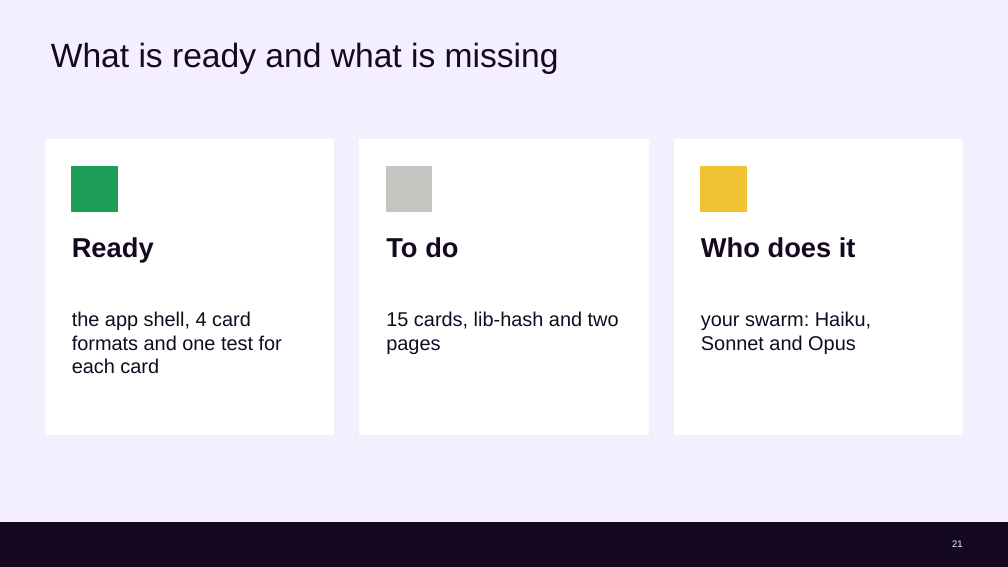
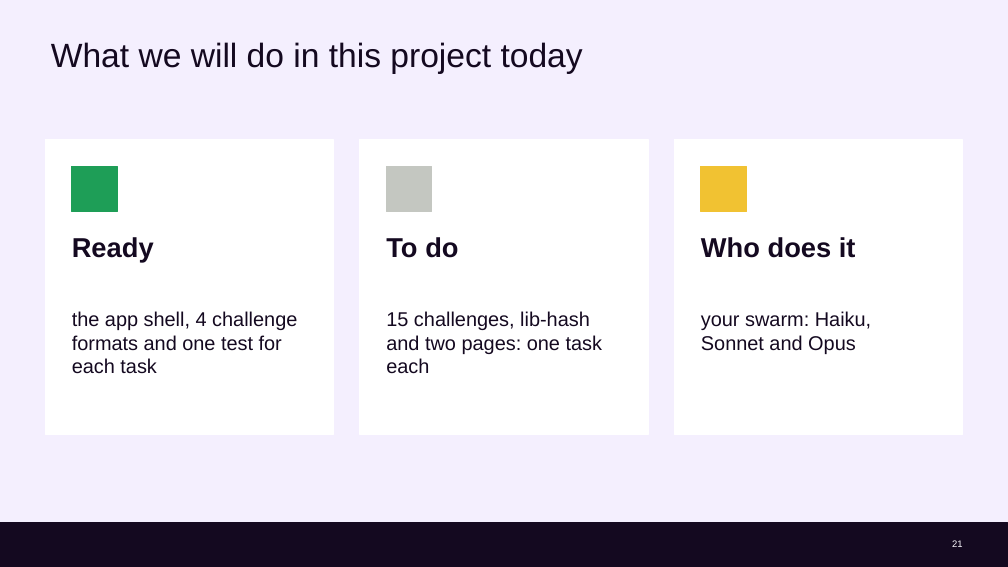
Before and after one commit to cx-guilherme-pinto/workshop-claude, a slide deck: slide 21 of slides/workshop.en.pptx. Drawn at 1008x567 pixels with LibreOffice and Linux fonts; fonts in the diff are those of the drawing; background and template pictures are left out. Boxes give left, top, right and bottom in pixels: in the first picture for what was removed or moved away, otherwise in the second. Text is boxed around its words. In the diff, an @@ line names an element or a change of style, - is before the commit and + after.

```diff
--- a/slides/workshop.en.pptx
+++ b/slides/workshop.en.pptx
@@ title at bbox=[51, 42, 583, 74]: text changed @@
-What is ready and what is missing
+What we will do in this project today
@@ text at bbox=[72, 311, 297, 374]: text changed @@
-the app shell, 4 card formats and one test for each card
+the app shell, 4 challenge formats and one test for each task
@@ text at bbox=[386, 311, 602, 374]: text changed @@
-15 cards, lib-hash and two pages
+15 challenges, lib-hash and two pages: one task each
```
Also in this commit, not shown: 11 other slides changed, 9 other files.
